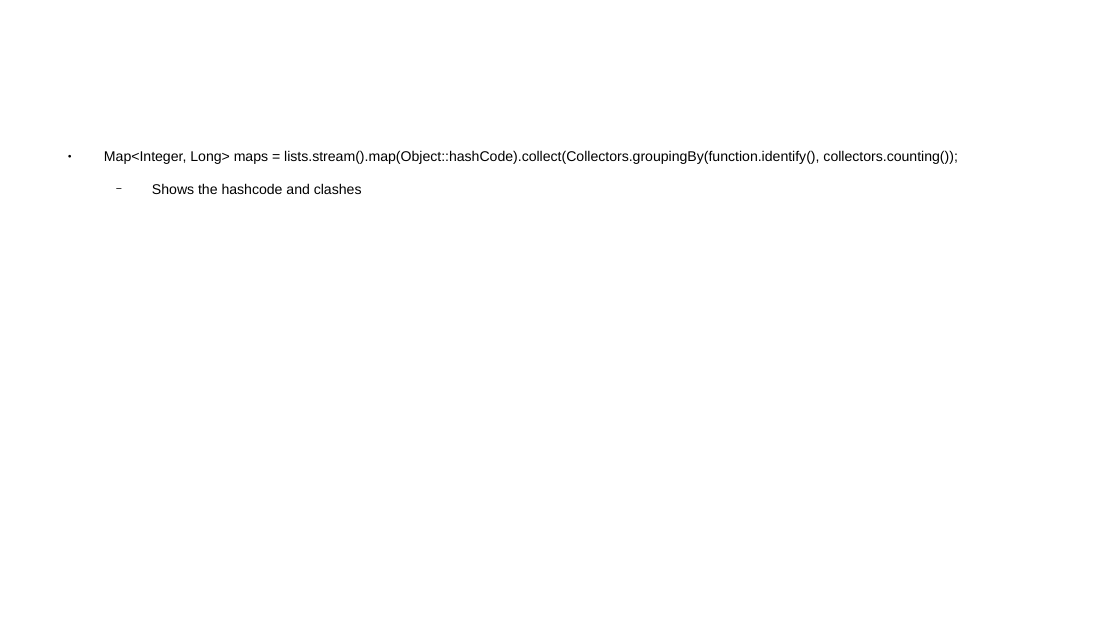
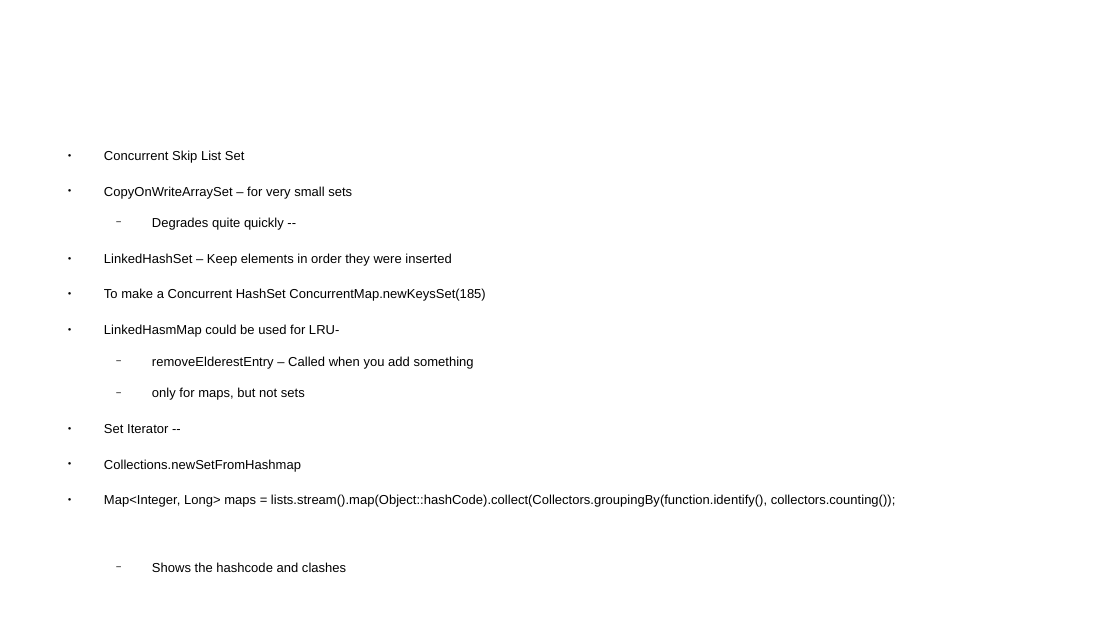
Before and after one commit to CharlesStockman/notesFromCourses, a slide deck: slide 13 of java/core/Java Collections.odp. Drawn at 1120x630 pixels with LibreOffice and Linux fonts; fonts in the diff are those of the drawing. Boxes give left, top, right and bottom in pixels: in the first picture for what was removed or moved away, otherwise in the second. Text is boxed around its words. In the diff, an @@ line names an element or a change of style, - is before the commit and + after.

```diff
--- a/java/core/Java Collections.odp
+++ b/java/core/Java Collections.odp
@@ text at [104,150,485,472]: paragraphs added @@
+● Concurrent Skip List Set
+● CopyOnWriteArraySet – for very small sets
+  − Degrades quite quickly --
+● LinkedHashSet – Keep elements in order they were inserted
+● To make a Concurrent HashSet ConcurrentMap.newKeysSet(185)
+● LinkedHasmMap could be used for LRU-
+  − removeElderestEntry – Called when you add something
+  − only for maps, but not sets
+● Set Iterator --
+● Collections.newSetFromHashmap
@@ text at [104,494,896,572]: size 10 to 9.2 pt in "Map<Integer, Long> maps = lists.stream().map(Object::hashCod ...", "Shows the hashcode and clashes" @@
```
Also in this commit, not shown: 1 other slide changed, 2 slides added, 18 other files.
